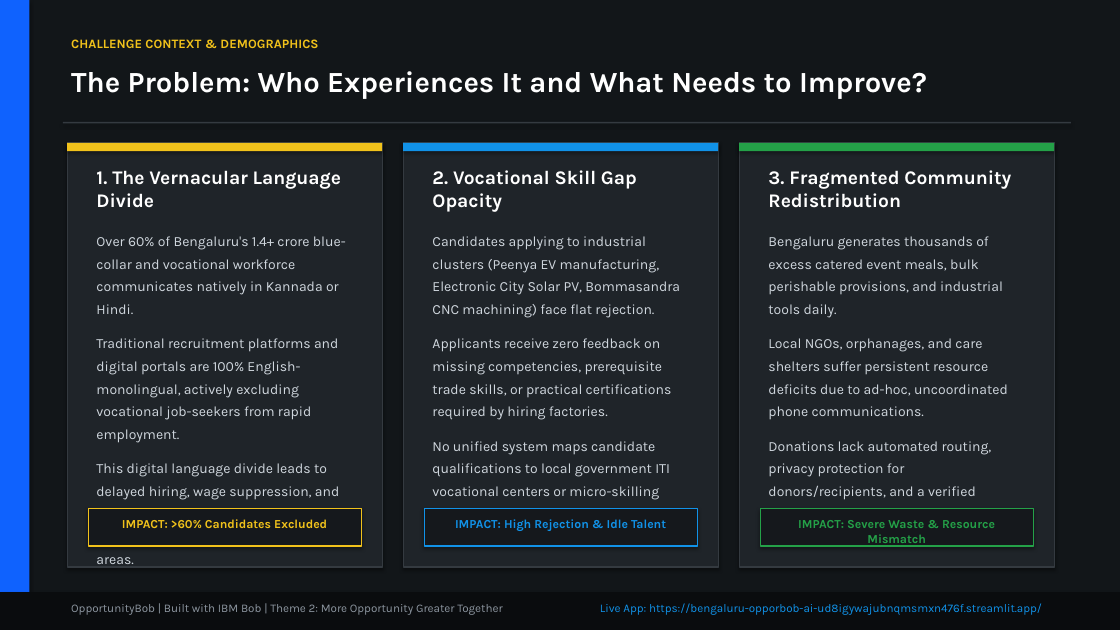
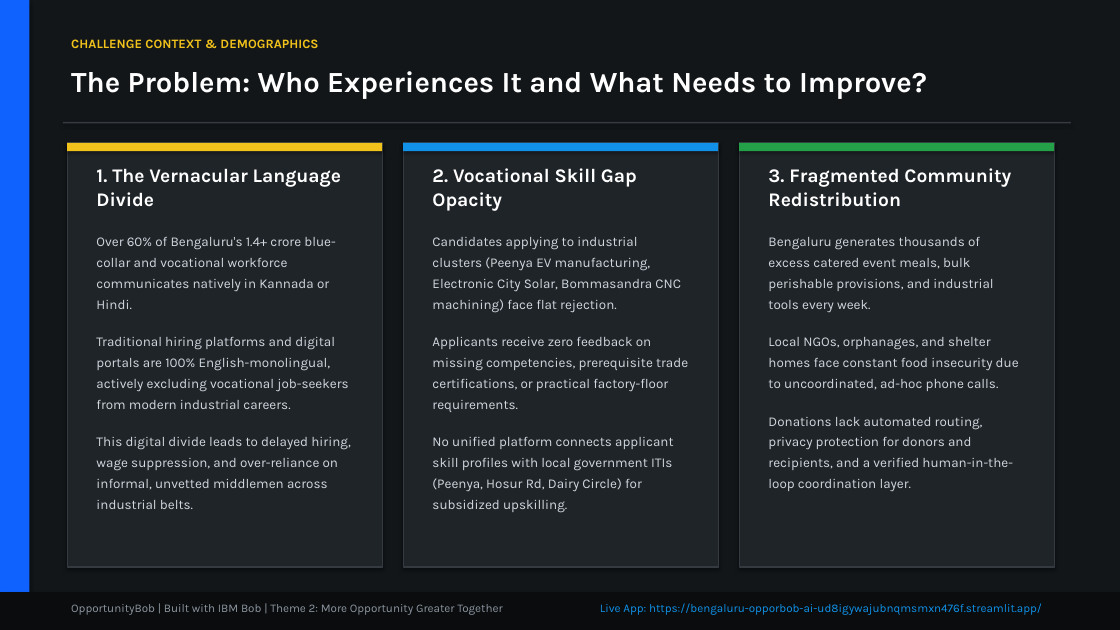
Before and after one commit to SatyaRamDinkar/bengaluru-opporbob-ai, a slide deck: slide 2 of OpportunityBob_IBM_Bobathon_Presentation.pptx. Drawn at 1120x630 pixels with LibreOffice and Linux fonts; fonts in the diff are those of the drawing. Boxes give left, top, right and bottom in pixels: in the first picture for what was removed or moved away, otherwise in the second. Text is boxed around its words. In the diff, an @@ line names an element or a change of style, - is before the commit and + after.

```diff
--- a/OpportunityBob_IBM_Bobathon_Presentation.pptx
+++ b/OpportunityBob_IBM_Bobathon_Presentation.pptx
@@ text "1. The Vernacular Language Divide": place and size @@
-text "1. The Vernacular Language Divide" at bbox=[96, 236, 346, 564]
+text "1. The Vernacular Language Divide" at bbox=[96, 168, 350, 509]
@@ text at bbox=[96, 168, 341, 207]: paragraph added @@
+1. The Vernacular Language Divide
@@ text removed at bbox=[96, 170, 341, 208] @@
-1. The Vernacular Language Divide
@@ text at bbox=[432, 168, 688, 513]: text changed; size 12 to 11.5 pt @@
-Candidates applying to industrial clusters (Peenya EV manufacturing, Electronic City Solar PV, Bommasandra CNC machining) face flat rejection.
-Applicants receive zero feedback on missing competencies, prerequisite trade skills, or practical certifications required by hiring factories.
-No unified system maps candidate qualifications to local government ITI vocational centers or micro-skilling learning paths.
+2. Vocational Skill Gap Opacity
+Candidates applying to industrial clusters (Peenya EV manufacturing, Electronic City Solar, Bommasandra CNC machining) face flat rejection.
+Applicants receive zero feedback on missing competencies, prerequisite trade certifications, or practical factory-floor requirements.
+No unified platform connects applicant skill profiles with local government ITIs (Peenya, Hosur Rd, Dairy Circle) for subsidized upskilling.
@@ text removed at bbox=[432, 170, 637, 212] @@
-2. Vocational Skill Gap Opacity
@@ text at bbox=[768, 168, 1019, 491]: text changed; size 12 to 11.5 pt @@
-Bengaluru generates thousands of excess catered event meals, bulk perishable provisions, and industrial tools daily.
-Local NGOs, orphanages, and care shelters suffer persistent resource deficits due to ad-hoc, uncoordinated phone communications.
-Donations lack automated routing, privacy protection for donors/recipients, and a verified human-in-the-loop coordination layer.
+3. Fragmented Community Redistribution
+Bengaluru generates thousands of excess catered event meals, bulk perishable provisions, and industrial tools every week.
+Local NGOs, orphanages, and shelter homes face constant food insecurity due to uncoordinated, ad-hoc phone calls.
+Donations lack automated routing, privacy protection for donors and recipients, and a verified human-in-the-loop coordination layer.
@@ text removed at bbox=[768, 170, 1011, 208] @@
-3. Fragmented Community Redistribution
@@ text at bbox=[96, 237, 335, 309]: size 12 to 11.5 pt in "Over 60% of Bengaluru's 1.4+ crore blue-collar ..."; line spacing 1.35 to 1.3; more space between paragraphs @@
@@ text at bbox=[96, 337, 350, 509]: text changed; size 12 to 11.5 pt @@
-Traditional recruitment platforms and digital portals are 100% English-monolingual, actively excluding vocational job-seekers from rapid employment.
-This digital language divide leads to delayed hiring, wage suppression, and over-reliance on exploitative intermediaries across major industrial areas.
+Traditional hiring platforms and digital portals are 100% English-monolingual, actively excluding vocational job-seekers from modern industrial careers.
+This digital divide leads to delayed hiring, wage suppression, and over-reliance on informal, unvetted middlemen across industrial belts.
@@ rectangle removed at bbox=[88, 508, 361, 546] @@
@@ rectangle removed at bbox=[424, 508, 697, 546] @@
@@ rectangle removed at bbox=[760, 508, 1033, 546] @@
@@ text removed at bbox=[122, 519, 327, 528] @@
-IMPACT: >60% Candidates Excluded
@@ text removed at bbox=[455, 519, 666, 531] @@
-IMPACT: High Rejection & Idle Talent
@@ text removed at bbox=[798, 520, 995, 547] @@
-IMPACT: Severe Waste & Resource Mismatch
```
Also in this commit, not shown: 2 other slides changed, 2 other files.
